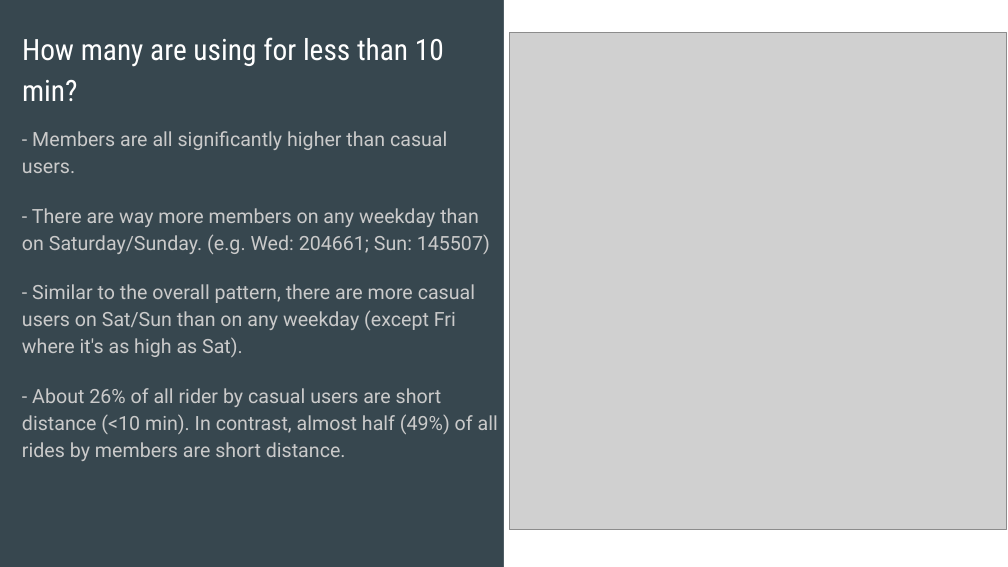
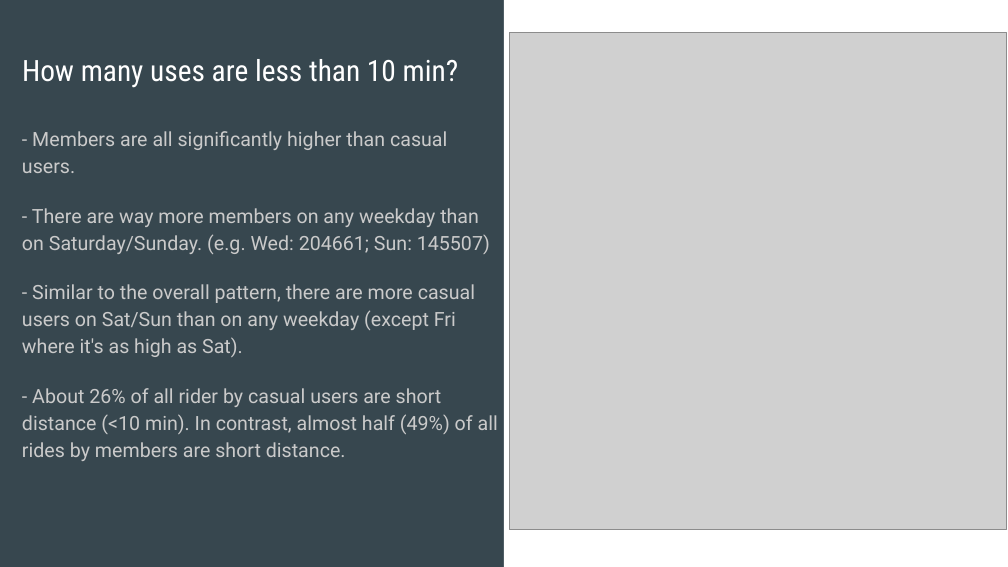
Before and after one commit to Takekuro/Cyclistic, a slide deck: slide 12 of Slides/2021_11_Cyclistic_Analysis_Members_Casual.pptx. Drawn at 1008x567 pixels with LibreOffice and Linux fonts; fonts in the diff are those of the drawing; grey boxes stand for pictures. Boxes give left, top, right and bottom in pixels: in the first picture for what was removed or moved away, otherwise in the second. Text is boxed around its words. In the diff, an @@ line names an element or a change of style, - is before the commit and + after.

```diff
--- a/Slides/2021_11_Cyclistic_Analysis_Members_Casual.pptx
+++ b/Slides/2021_11_Cyclistic_Analysis_Members_Casual.pptx
@@ title at (22, 59, 458, 88): text changed @@
-How many are using for less than 10 min?
+How many uses are less than 10 min?
```
Also in this commit, not shown: 10 other slides changed, 1 slide added, 1 slide removed.
